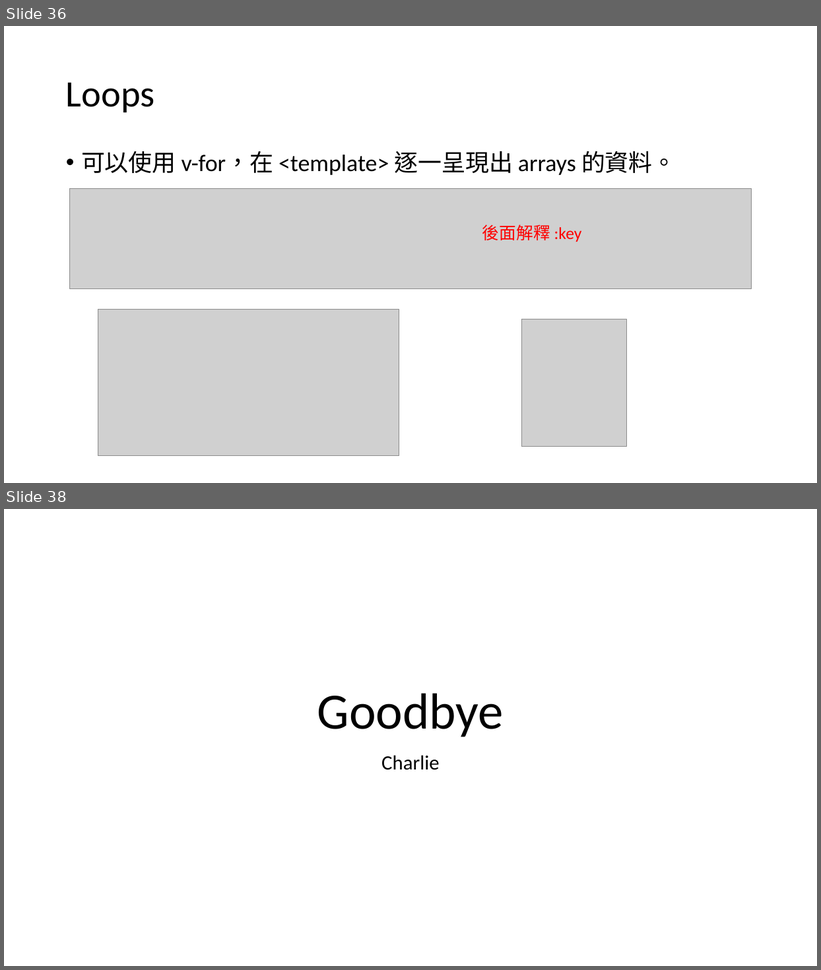
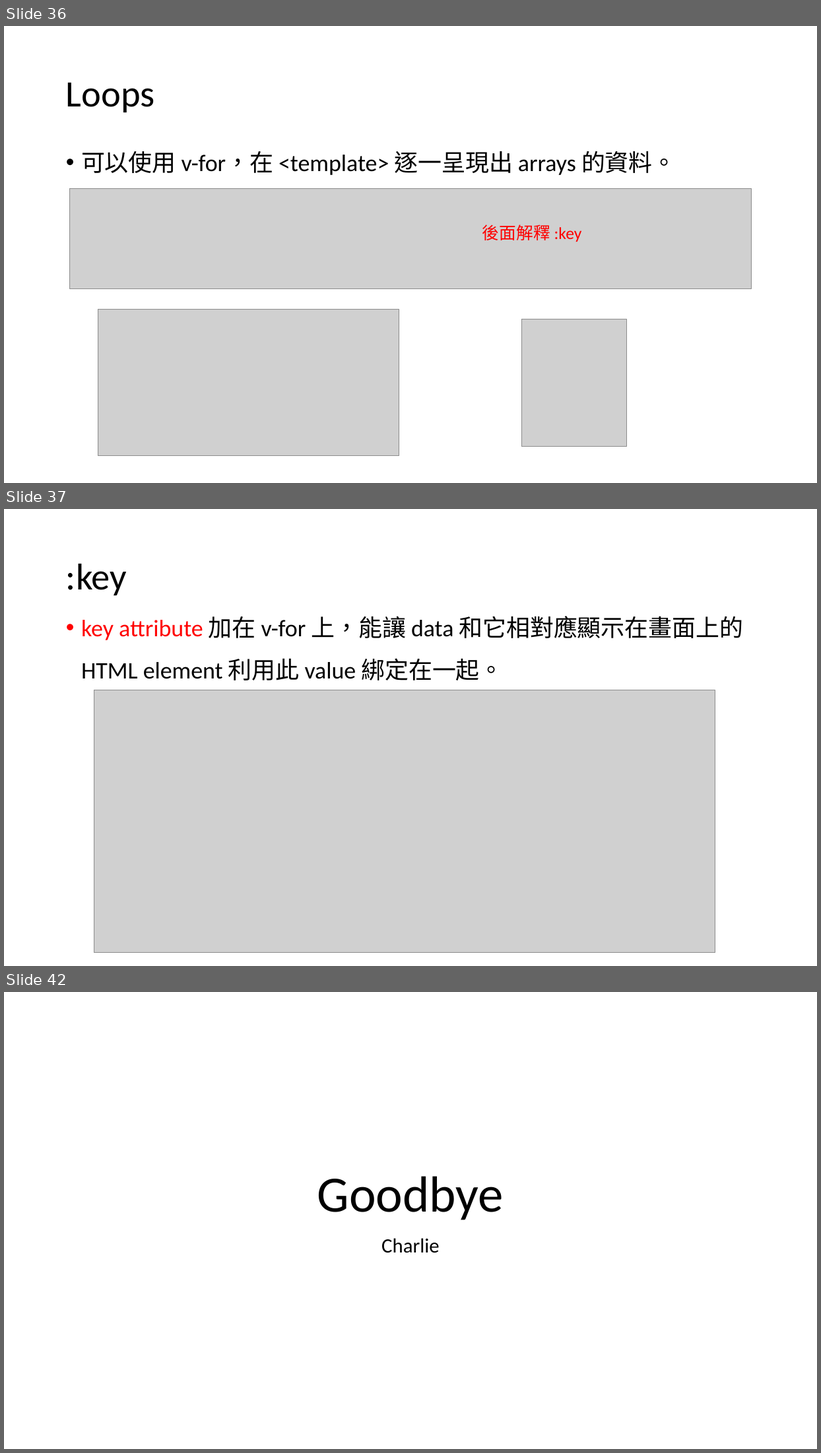
Before and after one commit to michael-ouyang-projects/vue3-practice, a slide deck: VUE3.pptx. Shown one above the other, each under a label of ours: slides 36 and 38 before the commit, slides 36, 37 and 42 after it; the slides between them are not shown. The pictures are 821x970 and 821x1453 pixels, drawn with LibreOffice and Linux fonts; fonts in the diff are those of the drawing; grey boxes stand for pictures. Boxes give left, top, right and bottom in pixels: in the first picture for what was removed or moved away, otherwise in the second. Text is boxed around its words. In the diff, an @@ line names an element or a change of style, - is before the commit and + after.

```diff
--- a/VUE3.pptx
+++ b/VUE3.pptx
@@ slide 37 added at [4,509,817,966], background #FFFFFF @@
@@ title added at [66,563,127,595], 44 pt, text #000000 @@
+:key
@@ text added at [81,616,744,681], 28 pt, text #000000 @@
+• key attribute 加在 v-for 上，能讓 data 和它相對應顯示在畫面上的 HTML element 利用此 value 綁定在一起。
@@ picture added at [94,691,715,953] @@
@@ what was slide 38 is now slide 42 @@
```
Also in this commit, not shown: 4 slides changed, 4 other slides added, 1 slide removed.
